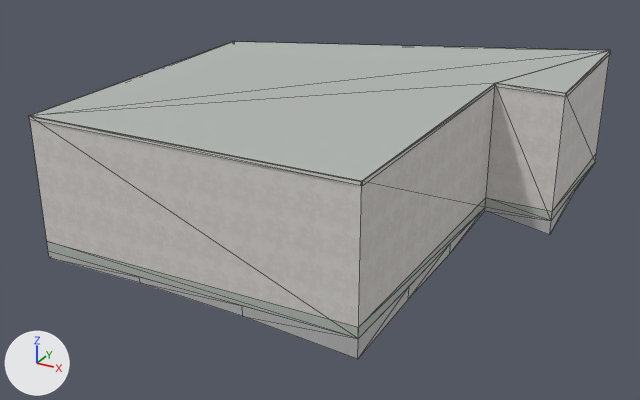
What one commit did to the Blender file assets/blender/buildings/osm-way-570947098.blend.
Rendered twice from a 50 mm camera at (13.0, -26.0, 12.8) aimed at (-0.7, -1.2, 0.4). Lighting does not change. The marker at lower left points along +X, +Y and +Z. The picture after the commit comes second. Mesh edges are drawn as thin lines.

The older version as bpy lines, for what is in view:
```python
ob_reality_570947098_near_reality_aged_pale_plaster = bpy.data.objects.new('reality 570947098 near reality aged pale plaster', me_reality_570947098_near_reality_aged_pale_plaster)
ob_reality_570947098_near_reality_aged_pale_plaster.parent = ob_osm_way_570947098
ob_reality_570947098_near_reality_aged_pale_plaster.location = (0.0, 0.0, 0.0)
ob_reality_570947098_near_reality_flat_weathered_roof = bpy.data.objects.new('reality 570947098 near reality flat weathered roof', me_reality_570947098_near_reality_flat_weathered_roof)
ob_reality_570947098_near_reality_flat_weathered_roof.parent = ob_osm_way_570947098
ob_reality_570947098_near_reality_flat_weathered_roof.location = (0.0, 0.0, 0.0)
ob_reality_570947098_near_reality_pale_aluminum_sill = bpy.data.objects.new('reality 570947098 near reality pale aluminum sill', me_reality_570947098_near_reality_pale_aluminum_sill)
ob_reality_570947098_near_reality_pale_aluminum_sill.parent = ob_osm_way_570947098
ob_reality_570947098_near_reality_pale_aluminum_sill.location = (0.0, 0.0, 0.0)
# also in view: 'building foundation 570947098' at (0.0, 0.0, -0.3); 'reality 570947098 near reality concrete plinth' at (0.0, 0.0, 0.2)
```
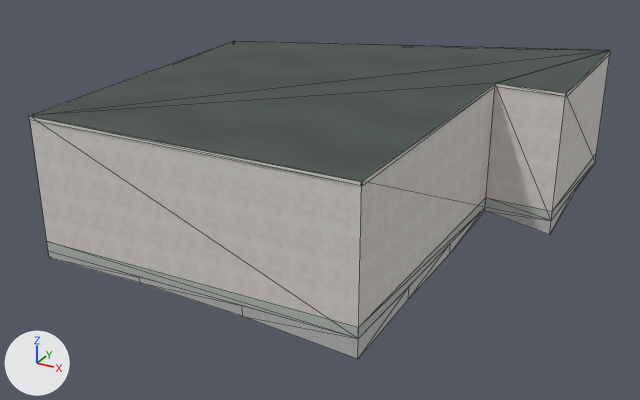
Boxes (x1, y1, x2, y2) around the edits, measured in the pictures (640 x 400 px):
'reality 570947098 near reality flat weathered roof', surface changed (darker)
    both: (30, 41, 610, 181)
part 1 of me_reality_570947098_near_reality_pale_aluminum_sill, built on
    both: (30, 41, 611, 184)

What changed in the scene script:
```text
Add img_roof_color_png:
    img_roof_color_png = load_image('roof-color.png', '../../../public/models/architecture/textures/roof-color.png', 256, 256, 'sRGB')
Add img_roof_normal_png:
    img_roof_normal_png = load_image('roof-normal.png', '../../../public/models/architecture/textures/roof-normal.png', 256, 256, 'Non-Color')
Change mat_reality_flat_weathered_roof:
    remove # nodes: BsdfPrincipled, OutputMaterial
    remove # colours: grey #b3b7b4
    nodes: BsdfPrincipled, MixRGB, NormalMap, OutputMaterial, TexImage x2
    colours: white #ffffff
    uses the picture img_roof_color_png
    uses the picture img_roof_normal_png
Change me_reality_570947098_near_reality_pale_aluminum_sill:
    used by ob_reality_570947098_near_reality_pale_aluminum_sill; parent = ob_osm_way_570947098; location = (0.0, 0.0, 0.0)
    remove me_reality_570947098_near_reality_pale_aluminum_sill.from_pydata(...)  # 24 vertices, 12 faces; spans x -6.7..6.7, y -8.2..8.2, z 4.4..4.5
    add me_reality_570947098_near_reality_pale_aluminum_sill.from_pydata(...)  # 48 vertices, 24 faces; spans x -6.7..6.7, y -8.2..8.2, z 4.4..4.5
    me_reality_570947098_near_reality_pale_aluminum_sill part 1
    12 faces are deleted
    24 vertices are added at x -6.7..6.7, y -8.2..8.2, z 4.5
    24 new faces join them
```
